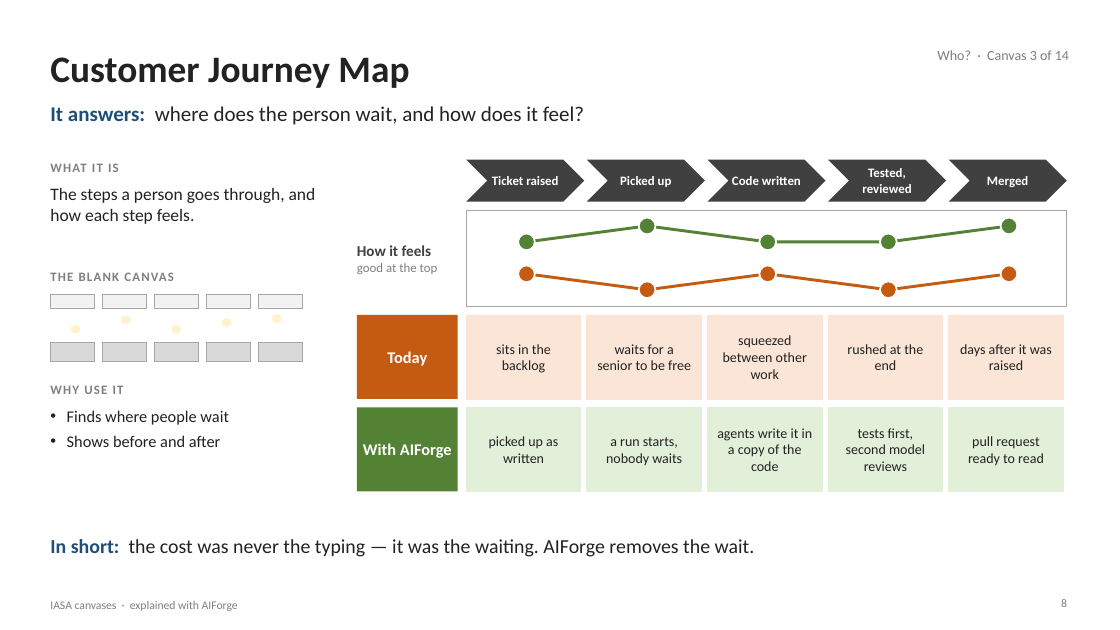
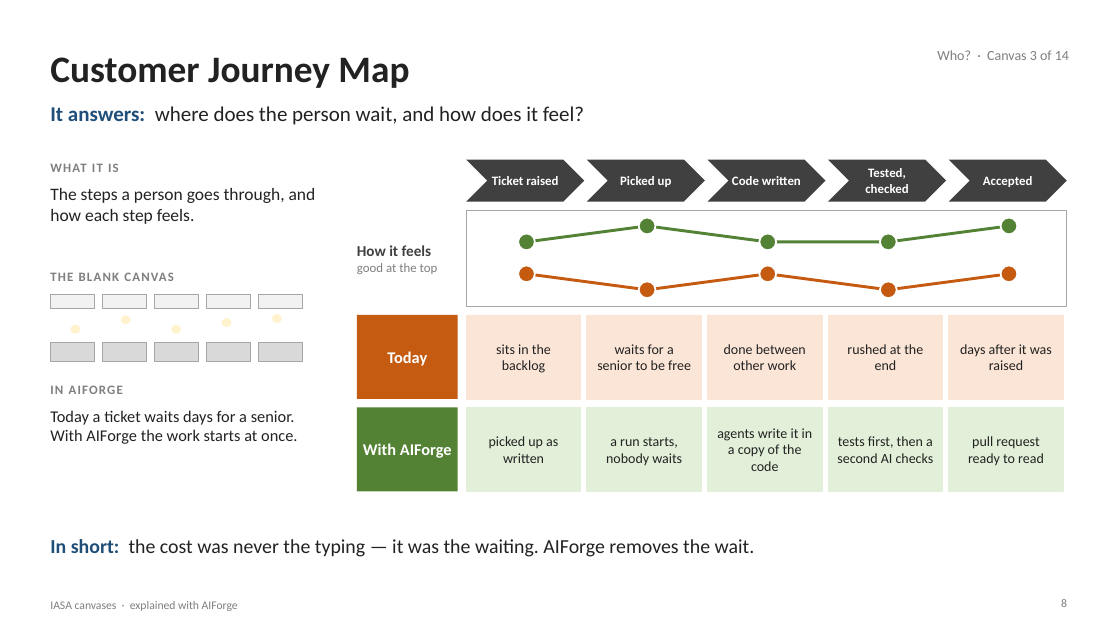
Before and after one commit to Manikanta-Reddy-Pasala/tools, a slide deck: slide 8 of course/iasa-aiforge/IASA-Canvases-with-AIForge.pptx. Drawn at 1120x630 pixels with LibreOffice and Linux fonts; fonts in the diff are those of the drawing. Boxes give left, top, right and bottom in pixels: in the first picture for what was removed or moved away, otherwise in the second. Text is boxed around its words. In the diff, an @@ line names an element or a change of style, - is before the commit and + after.

```diff
--- a/course/iasa-aiforge/IASA-Canvases-with-AIForge.pptx
+++ b/course/iasa-aiforge/IASA-Canvases-with-AIForge.pptx
@@ text at <box>865,168,908,193</box>: text changed @@
-Tested, reviewed
+Tested, checked
@@ text at <box>983,176,1033,187</box>: text changed @@
-Merged
+Accepted
@@ text at <box>724,344,806,370</box>: text changed @@
-squeezed between other work
+done between other work
@@ text at <box>50,385,123,394</box>: text changed @@
-WHY USE IT
+IN AIFORGE
@@ text at <box>50,410,297,444</box>: text changed @@
-• Finds where people wait
-• Shows before and after
+Today a ticket waits days for a senior. With AIForge the work starts at once.
@@ text at <box>837,436,934,463</box>: text changed @@
-tests first, second model reviews
+tests first, then a second AI checks
```
Also in this commit, not shown: 16 other slides changed, 2 other files.
